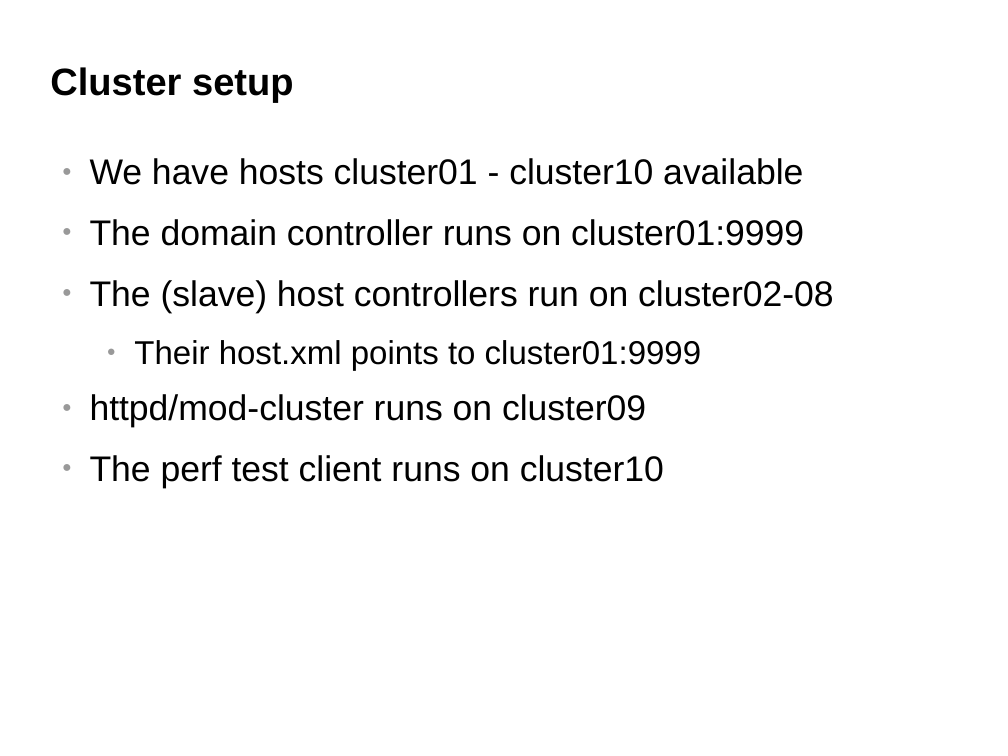
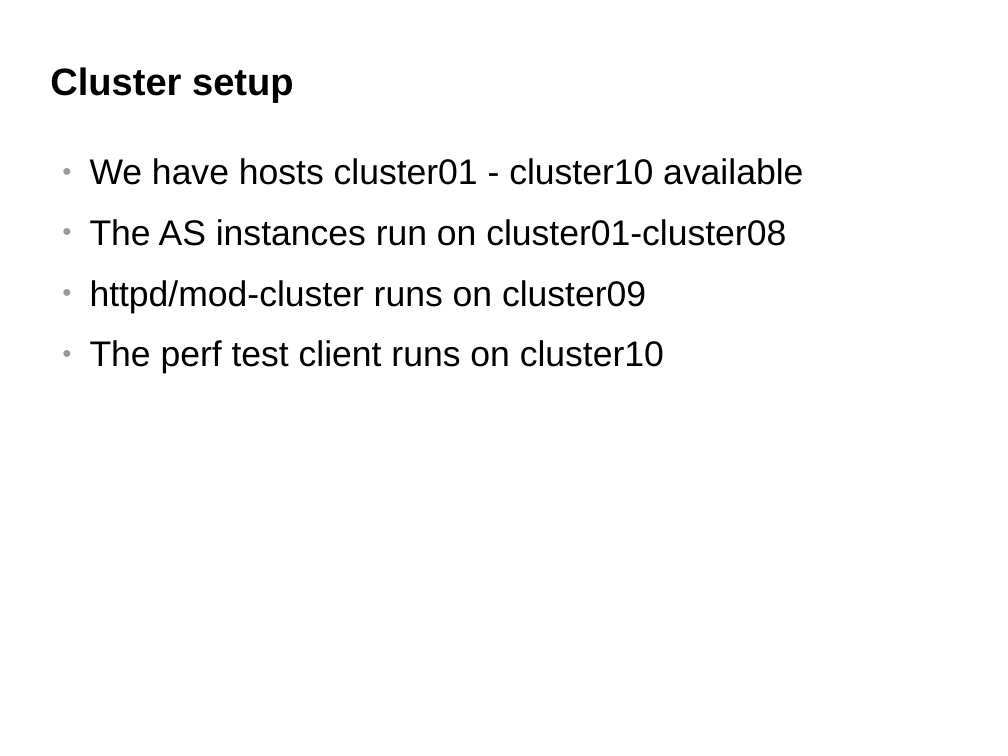
Before and after one commit to belaban/SessionPerf, a slide deck: slide 19 of docs/jbw2012.odp (slide 24 before the commit). Drawn at 1008x756 pixels with LibreOffice and Linux fonts; fonts in the diff are those of the drawing; background and template pictures are left out. Boxes give left, top, right and bottom in pixels: in the first picture for what was removed or moved away, otherwise in the second. Text is boxed around its words. In the diff, an @@ line names an element or a change of style, - is before the commit and + after.

```diff
--- a/docs/jbw2012.odp
+++ b/docs/jbw2012.odp
@@ text at [90, 219, 786, 246]: text changed @@
-● The domain controller runs on cluster01:9999
-● The (slave) host controllers run on cluster02-08
-  ● Their host.xml points to cluster01:9999
+● The AS instances run on cluster01-cluster08
```
Also in this commit, not shown: 3 other slides changed, 2 slides added, 5 slides removed, 1 other file.
